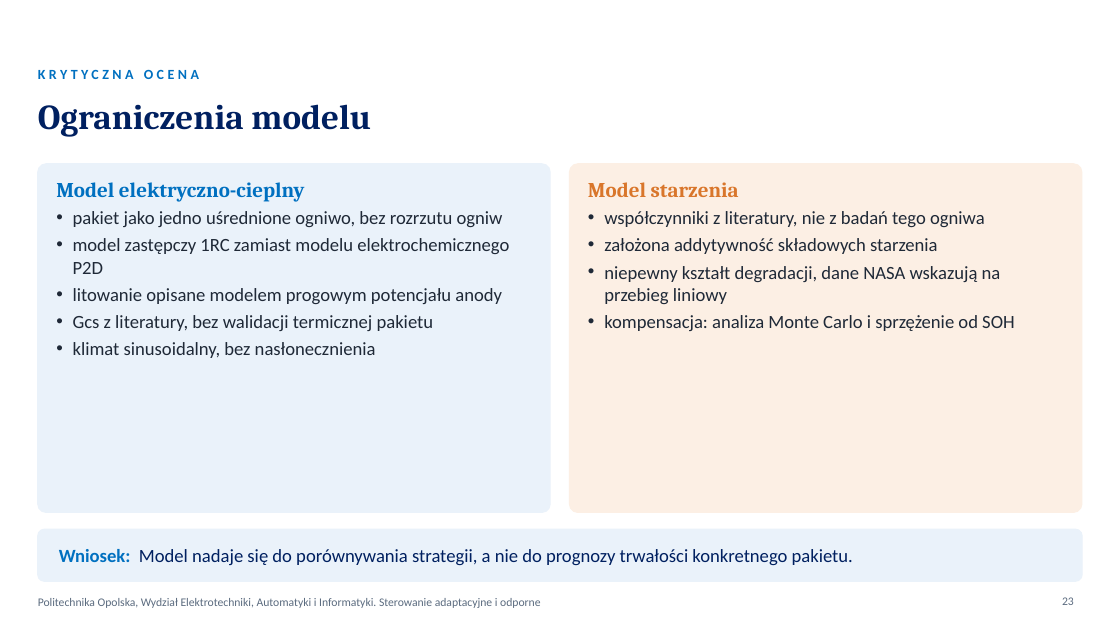
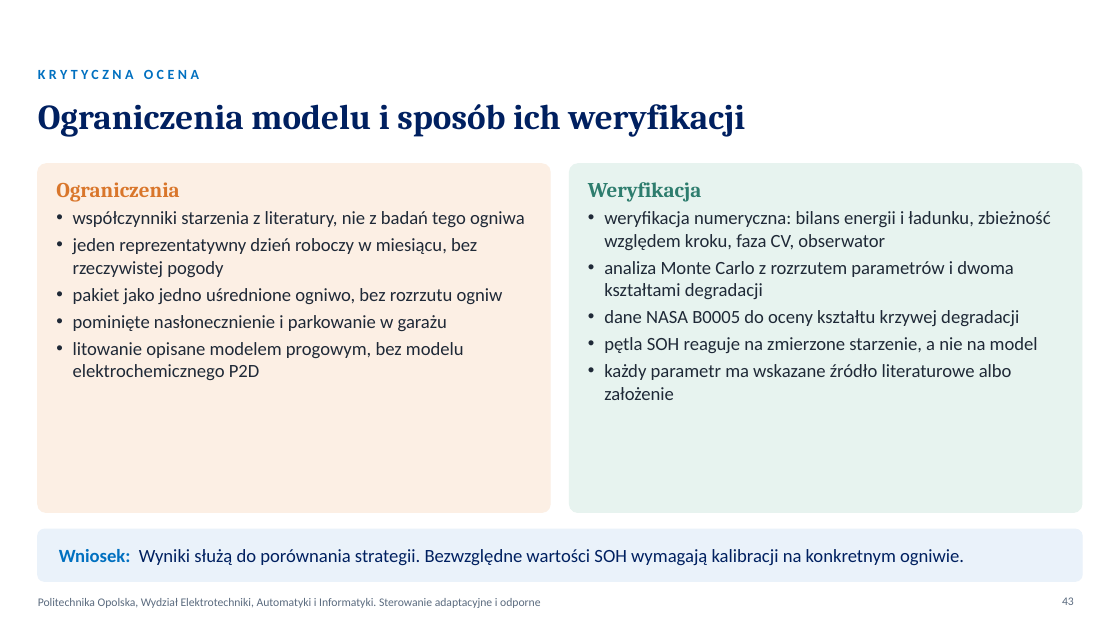
Before and after one commit to KarolFabianek/Adaptive-and-robust-control, a slide deck: slide 43 of Prezentacja/BTMS_WYKLAD_FABIANEK_FORTUNA.pptx (slide 23 before the commit). Drawn at 1120x630 pixels with LibreOffice and Linux fonts; fonts in the diff are those of the drawing; background and template pictures are left out. Boxes give left, top, right and bottom in pixels: in the first picture for what was removed or moved away, otherwise in the second. Text is boxed around its words. In the diff, an @@ line names an element or a change of style, - is before the commit and + after.

Commit message:
Jeden wykład na 45 minut z teorią i wynikami projektu
- jedna prezentacja (46 slajdów) zamiast osobnego wykładu i projektu
- nowe slajdy teoretyczne: model 1RC i CC-CV, czynniki przyspieszenia
  starzenia, obserwator temperatury rdzenia, metoda RLS, pętla SOH
- jeden skrypt SKRYPT_WYKLADU.md z podziałem na osoby, przebiegiem
  wykładu i miejscami czterech pokazów w MATLAB-ie

```diff
--- a/Prezentacja/BTMS_WYKLAD_FABIANEK_FORTUNA.pptx
+++ b/Prezentacja/BTMS_WYKLAD_FABIANEK_FORTUNA.pptx
@@ title at [38,104,745,137]: text changed @@
-Ograniczenia modelu
+Ograniczenia modelu i sposób ich weryfikacji
@@ rounded rectangle at [38,164,550,513]: fill #EAF2FA to #FCEFE4; outline #EAF2FA 1 pt to #FCEFE4 1 pt @@
@@ rounded rectangle at [570,164,1082,513]: fill #FCEFE4 to #E7F3EF; outline #FCEFE4 1 pt to #E7F3EF 1 pt @@
@@ text at [56,182,525,277]: text changed; size 18 to 16 pt; font Cambria to Calibri; text colour #0070C0 to #1F2937; bold off @@
-Model elektryczno-cieplny
+Ograniczenia
+• współczynniki starzenia z literatury, nie z badań tego ogniwa
+• jeden reprezentatywny dzień roboczy w miesiącu, bez rzeczywistej pogody
@@ text at [588,182,1051,400]: text changed @@
-Model starzenia
-• współczynniki z literatury, nie z badań tego ogniwa
-• założona addytywność składowych starzenia
-• niepewny kształt degradacji, dane NASA wskazują na przebieg liniowy
-• kompensacja: analiza Monte Carlo i sprzężenie od SOH
+Weryfikacja
+• weryfikacja numeryczna: bilans energii i ładunku, zbieżność względem kroku, faza CV, obserwator
+• analiza Monte Carlo z rozrzutem parametrów i dwoma kształtami degradacji
+• dane NASA B0005 do oceny kształtu krzywej degradacji
+• pętla SOH reaguje na zmierzone starzenie, a nie na model
+• każdy parametr ma wskazane źródło literaturowe albo założenie
@@ text at [73,315,464,380]: text changed @@
-• model zastępczy 1RC zamiast modelu elektrochemicznego P2D
-• litowanie opisane modelem progowym potencjału anody
-• Gcs z literatury, bez walidacji termicznej pakietu
-• klimat sinusoidalny, bez nasłonecznienia
+• pominięte nasłonecznienie i parkowanie w garażu
+• litowanie opisane modelem progowym, bez modelu elektrochemicznego P2D
@@ text at [59,549,964,566]: text changed @@
-Wniosek: Model nadaje się do porównywania strategii, a nie do prognozy trwałości konkretnego pakietu.
+Wniosek: Wyniki służą do porównania strategii. Bezwzględne wartości SOH wymagają kalibracji na konkretnym ogniwie.
@@ page number at [1062,597,1074,605]: text changed @@
-23
+43
```
Also in this commit, not shown: 8 other slides changed, 24 slides added, 5 slides removed, 7 other files.
